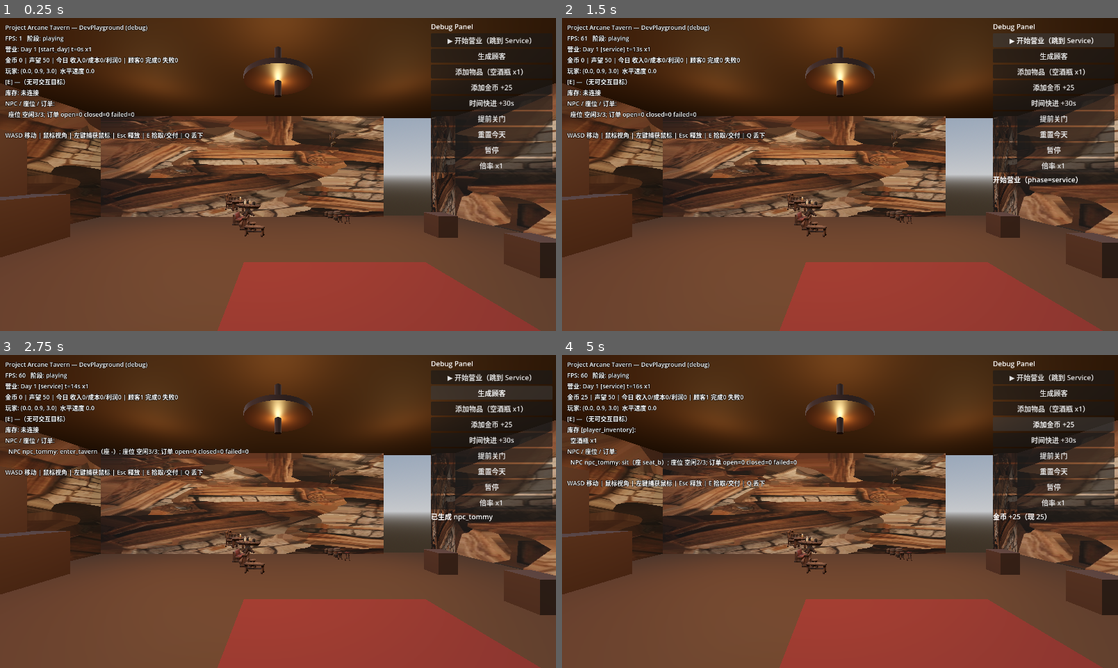
Above: before the commit, frames 1-4 (two rows, left to right).
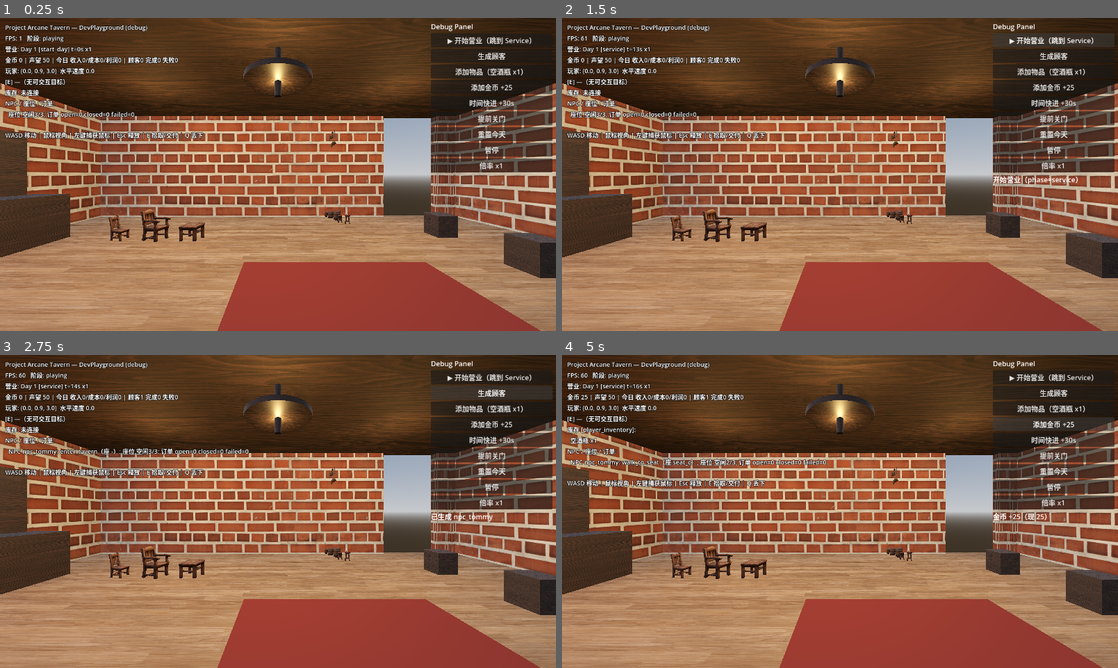
Above: after the commit, the same moments.

Repository: wangyuhao0831-max/-
Game: Godot game, scene res://game/scenes/tavern/tavern.tscn
Same seed, same stepped clock (60 frames per second), same inputs: the game is played once before the commit and once after it.
Inputs:
- Up to frame 1 (0.25 s): no input
- Up to frame 2 (1.5 s): click "▶ 开始营业（跳到 Service）" at 0.5 s; click "▶ 开始营业（跳到 Service）" at 1.25 s
- Up to frame 3 (2.75 s): click "生成顾客" at 2 s
- Up to frame 4 (5 s): click "添加物品（空酒瓶 x1）" at 2.75 s; click "▶ 开始营业（跳到 Service）" at 3.5 s; click "添加金币 +25" at 4.25 s

The runs differ from the first frame. In frame 1, 48% of the frame differs, in the area x 0-100%, y 0-100%; in frame 2, 48%; in frame 3, 48%; in frame 4, 48%.

Commit message:
fix(art): correct wall/floor textures (CC0 tileable brick/wood replacing atlas-on-boxes) and split furniture into per-object meshes with UVs, placed scaled (2 tables + 4 stools); furniture split meshes reconfigured to resolve correctly

Diff:
--- a/game/scenes/tavern/tavern.tscn
+++ b/game/scenes/tavern/tavern.tscn
@@ -25,21 +25,35 @@
 [ext_resource type="Script" path="res://game/scripts/tavern/customer_spawner.gd" id="s_sp"]
 [ext_resource type="Script" path="res://game/scripts/tavern/dev_playground_root.gd" id="s_root"]
 [ext_resource type="Resource" path="res://game/resources/items/bottle_ale.tres" id="r_bottle"]
+[ext_resource type="Texture2D" path="res://game/art/tavern/textures/wall_bricks.jpg" id="t_brick"]
+[ext_resource type="Texture2D" path="res://game/art/tavern/textures/floor_wood.jpg" id="t_floor"]
+[ext_resource type="Texture2D" path="res://game/art/tavern/textures/wood_beams.jpg" id="t_beam"]
+[ext_resource type="Mesh" path="res://game/art/tavern/furniture_split/part_00.obj" id="m_p00"]
+[ext_resource type="Mesh" path="res://game/art/tavern/furniture_split/part_01.obj" id="m_p01"]
+[ext_resource type="Mesh" path="res://game/art/tavern/furniture_split/part_02.obj" id="m_p02"]
+[ext_resource type="Mesh" path="res://game/art/tavern/furniture_split/part_03.obj" id="m_p03"]
+[ext_resource type="Mesh" path="res://game/art/tavern/furniture_split/part_04.obj" id="m_p04"]
+[ext_resource type="Mesh" path="res://game/art/tavern/furniture_split/part_05.obj" id="m_p05"]
 
 [sub_resource type="StandardMaterial3D" id="MatFloor"]
-albedo_color = Color(0.34, 0.22, 0.12, 1)
-roughness = 0.8
+albedo_texture = ExtResource("t_floor")
+uv1_scale = Vector3(6, 5, 1)
+roughness = 0.85
 [sub_resource type="StandardMaterial3D" id="MatCeiling"]
-albedo_color = Color(0.24, 0.16, 0.09, 1)
+albedo_texture = ExtResource("t_beam")
+uv1_scale = Vector3(6, 4, 1)
 roughness = 0.85
 [sub_resource type="StandardMaterial3D" id="MatWall0"]
-albedo_texture = ExtResource("t_w0")
+albedo_texture = ExtResource("t_brick")
+uv1_scale = Vector3(4, 2, 1)
 roughness = 0.9
 [sub_resource type="StandardMaterial3D" id="MatWall1"]
-albedo_texture = ExtResource("t_w1")
+albedo_texture = ExtResource("t_brick")
+uv1_scale = Vector3(4, 2, 1)
 roughness = 0.9
 [sub_resource type="StandardMaterial3D" id="MatWall3"]
-albedo_texture = ExtResource("t_w3")
+albedo_texture = ExtResource("t_brick")
+uv1_scale = Vector3(4, 2, 1)
 roughness = 0.9
 [sub_resource type="StandardMaterial3D" id="MatFurniture"]
 albedo_texture = ExtResource("t_fur")
@@ -54,7 +68,8 @@
 albedo_texture = ExtResource("t_sta")
 roughness = 0.7
 [sub_resource type="StandardMaterial3D" id="MatCounter"]
-albedo_color = Color(0.3, 0.18, 0.1, 1)
+albedo_texture = ExtResource("t_beam")
+uv1_scale = Vector3(3, 2, 1)
 roughness = 0.6
 [sub_resource type="StandardMaterial3D" id="MatAmber"]
 albedo_color = Color(0.93, 0.68, 0.25, 1)
@@ -302,30 +317,41 @@
 mesh = ExtResource("m_sta")
 material_override = SubResource("MatStairs")
 
-[node name="TableSet" type="MeshInstance3D" parent="."]
-transform = Transform3D(1, 0, 0, 0, 1, 0, 0, 0, 1, -3.5, 0, 2.5)
-scale = Vector3(2, 2, 2)
-mesh = ExtResource("m_fur")
+[node name="TableA" type="MeshInstance3D" parent="."]
+transform = Transform3D(1, 0, 0, 0, 1, 0, 0, 0, 1, -3.5, 0, 1.5)
+scale = Vector3(3.0, 3.0, 3.0)
+mesh = ExtResource("m_p01")
 material_override = SubResource("MatFurniture")
 
-[node name="TableSet" type="MeshInstance3D" parent="."]
-transform = Transform3D(1, 0, 0, 0, 1, 0, 0, 0, 1, -4, 0, -1)
-scale = Vector3(2, 2, 2)
-mesh = ExtResource("m_fur")
+[node name="StoolA1" type="MeshInstance3D" parent="."]
+transform = Transform3D(1, 0, 0, 0, 1, 0, 0, 0, 1, -4.3, 0, 1.5)
+scale = Vector3(2.4, 2.4, 2.4)
+mesh = ExtResource("m_p00")
 material_override = SubResource("MatFurniture")
 
-[node name="TableSet" type="MeshInstance3D" parent="."]
-transform = Transform3D(1, 0, 0, 0, 1, 0, 0, 0, 1, -2.5, 0, -3)
-scale = Vector3(2, 2, 2)
-mesh = ExtResource("m_fur")
+[node name="StoolA2" type="MeshInstance3D" parent="."]
+transform = Transform3D(1, 0, 0, 0, 1, 0, 0, 0, 1, -2.7, 0, 1.5)
+scale = Vector3(2.4, 2.4, 2.4)
+mesh = ExtResource("m_p02")
 material_override = SubResource("MatFurniture")
 
-[node name="TableSet" type="MeshInstance3D" parent="."]
-transform = Transform3D(1, 0, 0, 0, 1, 0, 0, 0, 1, -1, 0, -3)
-scale = Vector3(2, 2, 2)
-mesh = ExtResource("m_fur")
+[node name="TableB" type="MeshInstance3D" parent="."]
+transform = Transform3D(1, 0, 0, 0, 1, 0, 0, 0, 1, -3.0, 0, -2.0)
+scale = Vector3(3.0, 3.0, 3.0)
+mesh = ExtResource("m_p03")
 material_override = SubResource("MatFurniture")
 
+[node name="StoolB1" type="MeshInstance3D" parent="."]
+transform = Transform3D(1, 0, 0, 0, 1, 0, 0, 0, 1, -3.9, 0, -2.0)
+scale = Vector3(2.4, 2.4, 2.4)
+mesh = ExtResource("m_p04")
+material_override = SubResource("MatFurniture")
+
+[node name="StoolB2" type="MeshInstance3D" parent="."]
+transform = Transform3D(1, 0, 0, 0, 1, 0, 0, 0, 1, -2.1, 0, -2.0)
+scale = Vector3(2.4, 2.4, 2.4)
+mesh = ExtResource("m_p05")
+material_override = SubResource("MatFurniture")
 [node name="Barrel" type="MeshInstance3D" parent="."]
 transform = Transform3D(1, 0, 0, 0, 1, 0, 0, 0, 1, -6.4, 0, -2)
 scale = Vector3(1.7, 1.7, 1.7)
Not shown, added: game/art/tavern/furniture_split/part_00.obj
Not shown, added: game/art/tavern/furniture_split/part_00.obj.import
Not shown, added: game/art/tavern/furniture_split/part_01.obj
Not shown, added: game/art/tavern/furniture_split/part_01.obj.import
Not shown, added: game/art/tavern/furniture_split/part_02.obj
Not shown, added: game/art/tavern/furniture_split/part_02.obj.import
Not shown, added: game/art/tavern/furniture_split/part_03.obj
Not shown, added: game/art/tavern/furniture_split/part_03.obj.import
Not shown, added: game/art/tavern/furniture_split/part_04.obj
Not shown, added: game/art/tavern/furniture_split/part_04.obj.import
Not shown, added: game/art/tavern/furniture_split/part_05.obj
Not shown, added: game/art/tavern/furniture_split/part_05.obj.import
(and 27 more such lines)
